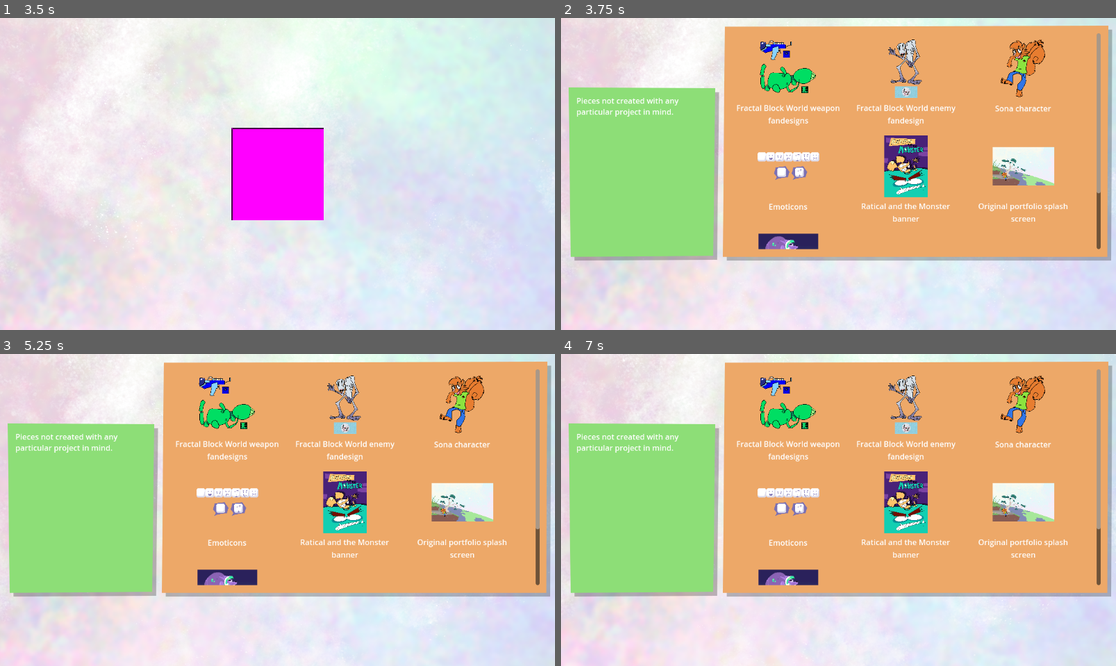
Above: before the commit, frames 1-4 (two rows, left to right).
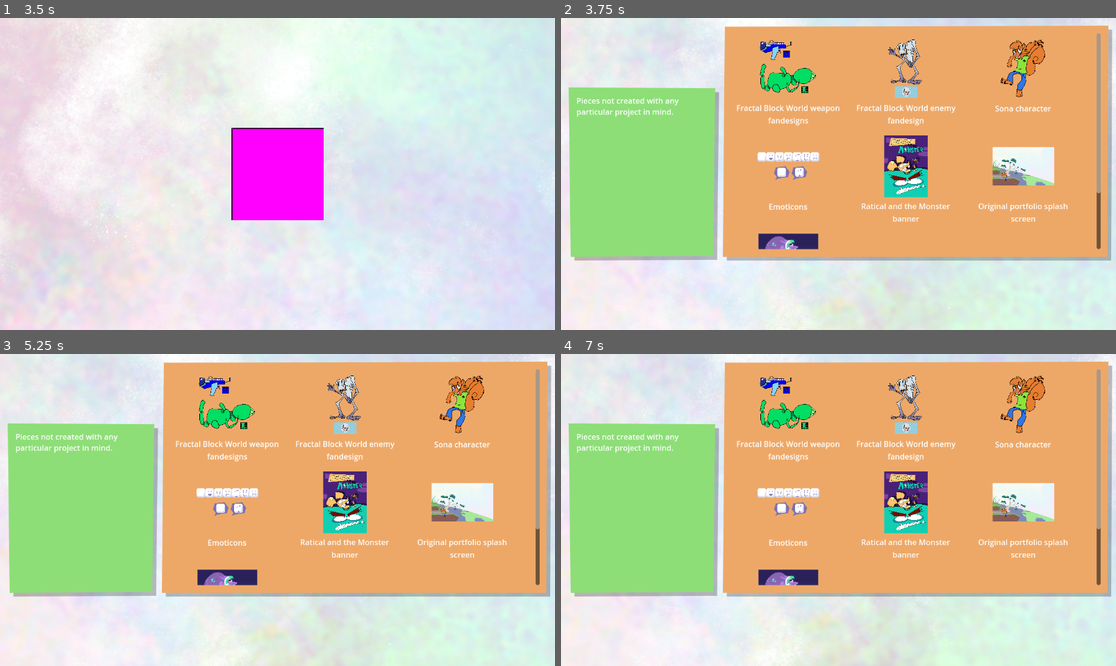
Above: after the commit, the same moments.

Repository: JumboDS64/PortfolioSite
Game: Godot game, scene res://main.tscn
The game is run twice, just before and just after one commit, with the same random seed, the same clock (stepped at 60 frames per second) and the same inputs.
Inputs (mouse positions are in pixels of both pictures, inside the frame that each line leads up to):
- Up to frame 1 (3.5 s): tap Enter at 0.5, 2 s; move the mouse to (44, 174) at 0.52 s; click (44, 174) at 0.67 s; tap Space at 1.25, 2.75 s; move the mouse to (510, 174) at 1.27 s; click (510, 174) at 1.42 s; move the mouse to (277, 64) at 2.02 s; click (277, 64) at 2.17 s; move the mouse to (277, 283) at 2.77 s; click (277, 283) at 2.92 s
- Up to frame 2 (3.75 s): tap Enter at 3.5 s; move the mouse to (838, 174) at 3.52 s; click (838, 174) at 3.67 s
- Up to frame 3 (5.25 s): tap Space at 4.25 s; move the mouse to (111, 463) at 4.27 s; click (111, 463) at 4.42 s; move the mouse to (305, 510) at 5.02 s; click (305, 510) at 5.17 s
- Up to frame 4 (7 s): move the mouse to (755, 432) at 5.77 s; click (755, 432) at 5.92 s; move the mouse to (960, 494) at 6.52 s; click (960, 494) at 6.67 s

Frame 1 is identical in both runs. In frame 2, 6.9% of the frame differs, in the area x 0-100%, y 0-100%; in frame 3, 7.4%; in frame 4, 7.9%.
Error before the commit: Invalid access to property or key 'position' on a base object of type 'null instance'. (res://scenes/gfx/darkworld.gd:9)

Commit message:
piece descriptions

Diff:
--- a/assets/themes/universe_base.svg.2025_12_21_22_06_51.2.svg
+++ /dev/null
@@ -1,77 +0,0 @@
-<?xml version="1.0" encoding="UTF-8" standalone="no"?>
-<!-- Created with Inkscape (http://www.inkscape.org/) -->
-
-<svg
-   width="1152"
-   height="512"
-   viewBox="0 0 304.79998 135.46667"
-   version="1.1"
-   id="svg5"
-   inkscape:version="1.2.1 (9c6d41e410, 2022-07-14)"
-   sodipodi:docname="universe_base.svg"
-   inkscape:export-filename="universe_base.png"
-   inkscape:export-xdpi="96"
-   inkscape:export-ydpi="96"
-   xmlns:inkscape="http://www.inkscape.org/namespaces/inkscape"
-   xmlns:sodipodi="http://sodipodi.sourceforge.net/DTD/sodipodi-0.dtd"
-   xmlns="http://www.w3.org/2000/svg"
-   xmlns:svg="http://www.w3.org/2000/svg">
-  <sodipodi:namedview
-     id="namedview7"
-     pagecolor="#404040"
-     bordercolor="#000000"
-     borderopacity="0.25"
-     inkscape:showpageshadow="2"
-     inkscape:pageopacity="0"
-     inkscape:pagecheckerboard="true"
-     inkscape:deskcolor="#d1d1d1"
-     inkscape:document-units="px"
-     showgrid="false"
-     inkscape:zoom="0.70710678"
-     inkscape:cx="485.78236"
-     inkscape:cy="272.94322"
-     inkscape:window-width="1884"
-     inkscape:window-height="930"
-     inkscape:window-x="413"
-     inkscape:window-y="352"
-     inkscape:window-maximized="0"
-     inkscape:current-layer="layer1">
-    <inkscape:grid
-       type="xygrid"
-       id="grid1412"
-       empspacing="16"
-       color="#737373"
-       opacity="0.14901961"
-       empcolor="#737373"
-       empopacity="0.30196078"
-       originx="0"
-       originy="0" />
-  </sodipodi:namedview>
-  <defs
-     id="defs2" />
-  <g
-     inkscape:label="Layer 1"
-     inkscape:groupmode="layer"
-     id="layer1">
-    <path
-       id="rect55051-3"
-       style="fill:#000000;stroke-width:0.499999;stop-color:#000000;fill-opacity:0.25"
-       d="M 92.07498,6.8791666 302.68333,6.3499999 302.15416,133.35001 H 91.016647 Z"
-       sodipodi:nodetypes="ccccc" />
-    <path
-       id="rect55051"
-       style="opacity:1;fill:#eda868;stroke-width:0.499999;stop-color:#000000;stop-opacity:1"
-       d="M 89.958312,4.7624998 300.56665,4.2333331 300.03748,131.23333 H 88.899979 Z"
-       sodipodi:nodetypes="ccccc" />
-    <path
-       id="rect56585-2"
-       style="fill:#000000;stroke-width:0.499999;stop-color:#000000;font-variation-settings:normal;opacity:1;vector-effect:none;fill-opacity:0.25;stroke-linecap:butt;stroke-linejoin:miter;stroke-miterlimit:4;stroke-dasharray:none;stroke-dashoffset:0;stroke-opacity:1;-inkscape-stroke:none;stop-opacity:1"
-       d="M 6.3499999,40.216666 86.783335,40.745833 85.725002,132.82084 7.4083332,133.35001 Z"
-       sodipodi:nodetypes="ccccc" />
-    <path
-       id="rect56585"
-       style="opacity:1;fill:#8dde77;stroke-width:0.920139;stop-color:#000000;stop-opacity:1"
-       d="M 4.2333331,38.099998 84.666667,38.629165 83.608334,130.70416 5.2916664,131.23333 Z"
-       sodipodi:nodetypes="ccccc" />
-  </g>
-</svg>
--- a/scenes/gfx/darkworld.gd
+++ b/scenes/gfx/darkworld.gd
@@ -6,5 +6,9 @@
 
 func _process(delta):
 	if(!Engine.is_editor_hint()):
-		$surface.material.set_shader_parameter("cam_", get_viewport().get_camera_2d().position)
-		$clouds.material.set_shader_parameter("cam_", get_viewport().get_camera_2d().position)
+		if(get_viewport().get_camera_2d() == null):
+			$surface.material.set_shader_parameter("cam_", Vector2.ZERO)
+			$clouds.material.set_shader_parameter("cam_", Vector2.ZERO)
+		else:
+			$surface.material.set_shader_parameter("cam_", get_viewport().get_camera_2d().position)
+			$clouds.material.set_shader_parameter("cam_", get_viewport().get_camera_2d().position)
--- a/scenes/modes/cameraScroll.gd
+++ b/scenes/modes/cameraScroll.gd
@@ -8,7 +8,6 @@
 	input_pickable = true
 
 func _on_mouse_entered() -> void:
-	print(name)
 	isMouse = true
 
 func _on_mouse_exited() -> void:
--- a/scenes/modes/mode_category.gd
+++ b/scenes/modes/mode_category.gd
@@ -1,8 +1,4 @@
 extends Mode
 
-var focusedPiece
-var focusFade
-
 func _ready():
-	focusedPiece = null
-	focusFade = $focusFade
+	pass
--- a/scenes/modes/mode_category_null.tscn
+++ b/scenes/modes/mode_category_null.tscn
@@ -1,18 +1,13 @@
-[gd_scene load_steps=5 format=3 uid="uid://d3ifx0l53kpqj"]
+[gd_scene load_steps=4 format=3 uid="uid://d3ifx0l53kpqj"]
 
 [ext_resource type="Script" uid="uid://dw6p7w4w3268s" path="res://scenes/modes/mode_category.gd" id="1_ep24m"]
 [ext_resource type="PackedScene" uid="uid://df0xomm3hogj5" path="res://scenes/gfx/darkworld.tscn" id="2_37gao"]
 [ext_resource type="PackedScene" uid="uid://d0bvukphyye4y" path="res://scenes/widgets/category_menu.tscn" id="2_egq6i"]
-[ext_resource type="Texture2D" uid="uid://bwttxk4k7px5k" path="res://assets/themes/universe_base.png" id="3_t244s"]
 
 [node name="mode_category_null" type="Node"]
 script = ExtResource("1_ep24m")
 
 [node name="darkworld" parent="." instance=ExtResource("2_37gao")]
-
-[node name="category_base" type="Sprite2D" parent="."]
-position = Vector2(576, 256)
-texture = ExtResource("3_t244s")
 
 [node name="category_menu" parent="." instance=ExtResource("2_egq6i")]
 tag = "null"
--- a/scenes/widgets/category_menu.gd
+++ b/scenes/widgets/category_menu.gd
@@ -2,23 +2,49 @@
 
 @export var tag:String
 @export var isSkill:bool
+var mode
+var focusedPiece = null
+var tween
+var piecesCont
+var desc
+var imageViewCont
+var imageAnchor
 
 func _ready():
-	var list_pie
-	var list_cat
-	if(isSkill):
-		list_pie = Global.piecesSorted_skill
-		list_cat = Global.categories_skill
-	else:
-		list_pie = Global.piecesSorted_project
-		list_cat = Global.categories_project
+	mode = $".."
+	piecesCont = $piecesCont
+	desc = $desc
+	imageViewCont = $imageViewCont
+	imageAnchor = $imageViewCont/imageView/imageAnchor
+	$back.texture = load("res://assets/themes/universe_"+tag+".png")
+	var list_pie = getData_pieces()
+	var list_cat = getData_category()
 	var counter = 0
 	for n in list_pie[tag]:
 		var widget = load("res://scenes/widgets/pieceWidget.tscn").instantiate()
-		$scroll_container/control.add_child(widget)
+		$piecesCont/control.add_child(widget)
 		widget.loadFromData(n)
 		counter += 1
-	$desc.text = list_cat[tag]["description"]
+	desc.text = list_cat[tag]["description"]
+
+func getData_pieces():
+	if(isSkill):
+		return Global.piecesSorted_skill
+	else:
+		return Global.piecesSorted_project
+func getData_category():
+	if(isSkill):
+		return Global.categories_skill
+	else:
+		return Global.categories_project
 
 func _process(delta):
 	pass
+
+func focusPiece(piece):
+	focusedPiece = piece
+	focusedPiece.tween_focus()
+
+func unfocusPiece():
+	focusedPiece.tween_unfocus()
+	focusedPiece = null
--- a/scenes/widgets/category_menu.tscn
+++ b/scenes/widgets/category_menu.tscn
@@ -1,7 +1,8 @@
-[gd_scene load_steps=3 format=3 uid="uid://d0bvukphyye4y"]
+[gd_scene load_steps=4 format=3 uid="uid://d0bvukphyye4y"]
 
 [ext_resource type="Script" uid="uid://b7xyfmbiytdwf" path="res://scenes/widgets/category_menu.gd" id="1_camx2"]
 [ext_resource type="Theme" uid="uid://n5ipliavk46y" path="res://assets/themes/theme_base.tres" id="2_tai5y"]
+[ext_resource type="Texture2D" uid="uid://bwttxk4k7px5k" path="res://assets/themes/universe_null.png" id="3_ck6t1"]
 
 [node name="category_menu" type="Control"]
 layout_mode = 3
@@ -13,18 +14,45 @@
 theme = ExtResource("2_tai5y")
 script = ExtResource("1_camx2")
 
-[node name="scroll_container" type="ScrollContainer" parent="."]
+[node name="back" type="TextureRect" parent="."]
+layout_mode = 0
+offset_right = 40.0
+offset_bottom = 40.0
+texture = ExtResource("3_ck6t1")
+
+[node name="piecesCont" type="ScrollContainer" parent="."]
+layout_mode = 0
 offset_left = 352.0
 offset_top = 32.0
 offset_right = 1120.0
 offset_bottom = 480.0
 
-[node name="control" type="GridContainer" parent="scroll_container"]
+[node name="control" type="GridContainer" parent="piecesCont"]
 layout_mode = 2
 columns = 3
 
 [node name="desc" type="RichTextLabel" parent="."]
+layout_mode = 0
 offset_left = 32.0
 offset_top = 160.0
 offset_right = 304.0
 offset_bottom = 480.0
+
+[node name="imageViewCont" type="ScrollContainer" parent="."]
+visible = false
+layout_mode = 0
+offset_left = 352.0
+offset_top = 32.0
+offset_right = 1120.0
+offset_bottom = 480.0
+
+[node name="imageView" type="Control" parent="imageViewCont"]
+layout_mode = 2
+
+[node name="imageAnchor" type="Control" parent="imageViewCont/imageView"]
+layout_mode = 2
+anchors_preset = 0
+offset_left = 384.0
+offset_top = 224.0
+offset_right = 384.0
+offset_bottom = 224.0
--- a/scenes/widgets/pieceWidget.gd
+++ b/scenes/widgets/pieceWidget.gd
@@ -1,54 +1,62 @@
 @tool
 extends Control
 
+var category_menu
+var tag
 var thumb
 const TWEENTIME = 0.2
-const TWEENSCALE = 4.0
+const TWEENSCALE = 3.5
 var tween
+#var debug
 
 func _ready():
 	thumb = $thumbnail
+	category_menu = $"../../.."
 
 func _process(delta):
 	pass
 
 func loadFromData(n:String):
-	var data = Global.pieces[n]
+	tag = n
+	var data = Global.pieces[tag]
 	$title.text = data["title"]
+	#if(n == "fractal_block_world_3"): debug = true
 	match data["filetype"]:
 		"png":
-			$thumbnail/texture_rect.texture = load("res://assets/pieces/"+n+".png")
+			$thumbnail/texture_rect.texture = load("res://assets/pieces/"+tag+".png")
 
 func _on_texture_rect_gui_input(event: InputEvent) -> void:
 	if(event is InputEventMouseButton):
 		if(event.button_index == 1 and event.pressed):
 			if((tween != null and !tween.is_running()) or tween == null):
-				if(Global.mode().focusedPiece == null):
-					Global.mode().focusedPiece = self
-					tween_focus()
+				if(category_menu.focusedPiece == null):
+					category_menu.focusPiece(self)
 				else:
-					Global.mode().focusedPiece.tween_unfocus()
-					Global.mode().focusedPiece = null
+					category_menu.unfocusPiece()
 
 func tween_focus():
-	thumb.reparent(Global.mode())
-	Global.mode().focusFade.visible = true
+	category_menu.imageViewCont.visible = true
+	thumb.reparent(category_menu.imageAnchor)
 	tween = get_tree().create_tween()
 	tween.set_trans(Tween.TransitionType.TRANS_QUART)
 	tween.set_ease(Tween.EaseType.EASE_OUT)
-	tween.tween_property(thumb, "position", Global.WINDOW_CENTER-Vector2(64*TWEENSCALE,64*TWEENSCALE), TWEENTIME)
+	tween.tween_property(thumb, "global_position", category_menu.imageAnchor.global_position-Vector2(64*TWEENSCALE,64*TWEENSCALE), TWEENTIME)
 	tween.parallel().tween_property(thumb, "scale", Vector2(TWEENSCALE,TWEENSCALE), TWEENTIME)
-	tween.parallel().tween_property(Global.mode().focusFade, "color", Color(0.0, 0.0, 0.0, 0.25), TWEENTIME)
+	tween.parallel().tween_property(category_menu.piecesCont, "modulate", Color(1.0, 1.0, 1.0, 0.0), TWEENTIME)
+	tween.tween_callback(tween_focus_cb)
+func tween_focus_cb():
+	category_menu.desc.text = Global.pieces[tag]["description"]
 func tween_unfocus():
 	tween = get_tree().create_tween()
 	tween.set_trans(Tween.TransitionType.TRANS_QUART)
 	tween.set_ease(Tween.EaseType.EASE_OUT)
-	tween.tween_property(thumb, "position", global_position+Vector2(56.0, 8.0), TWEENTIME)
+	tween.tween_property(thumb, "global_position", global_position+Vector2(56.0, 8.0), TWEENTIME)
 	tween.parallel().tween_property(thumb, "scale", Vector2(1.0, 1.0), TWEENTIME)
-	tween.parallel().tween_property(Global.mode().focusFade, "color", Color(0.0, 0.0, 0.0, 0.0), TWEENTIME)
-	tween.tween_callback(rep)
-func rep():
+	tween.parallel().tween_property(category_menu.piecesCont, "modulate", Color(1.0, 1.0, 1.0, 1.0), TWEENTIME)
+	tween.tween_callback(tween_unfocus_cb)
+func tween_unfocus_cb():
 	thumb.reparent(self)
 	thumb.position = Vector2(56.0, 8.0)
 	thumb.scale = Vector2(1.0, 1.0)
-	Global.mode().focusFade.visible = false
+	category_menu.imageViewCont.visible = false
+	category_menu.desc.text = category_menu.getData_category()[category_menu.tag]["description"]
--- a/scenes/widgets/pieceWidget.tscn
+++ b/scenes/widgets/pieceWidget.tscn
@@ -22,6 +22,7 @@
 offset_top = 8.0
 offset_right = 64.0
 offset_bottom = 136.0
+grow_horizontal = 2
 
 [node name="texture_rect" type="TextureRect" parent="thumbnail"]
 layout_mode = 1
Not shown, removed: assets/themes/universe_base.png.import
Renamed: assets/themes/universe_base.png -> assets/themes/universe_null.png
Not shown, changed: assets/themes/universe_null.png.import
Renamed: assets/themes/universe_base.svg -> assets/themes/universe_null.svg
Not shown, changed: assets/themes/universe_null.svg.import
